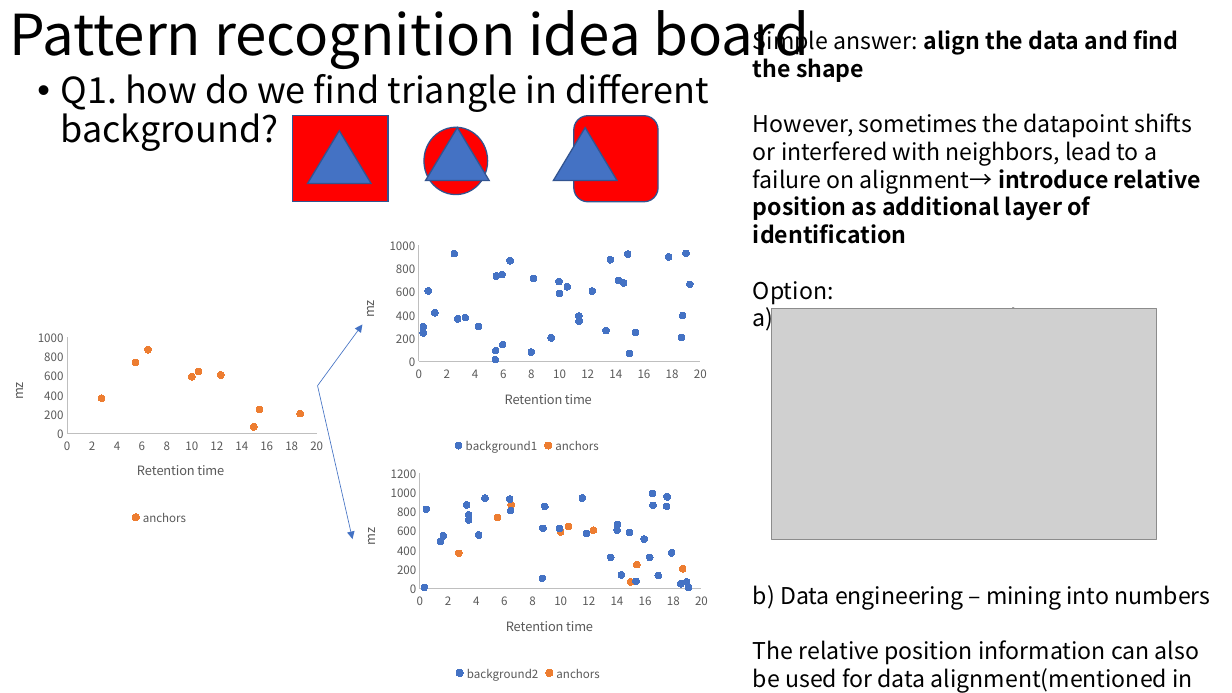
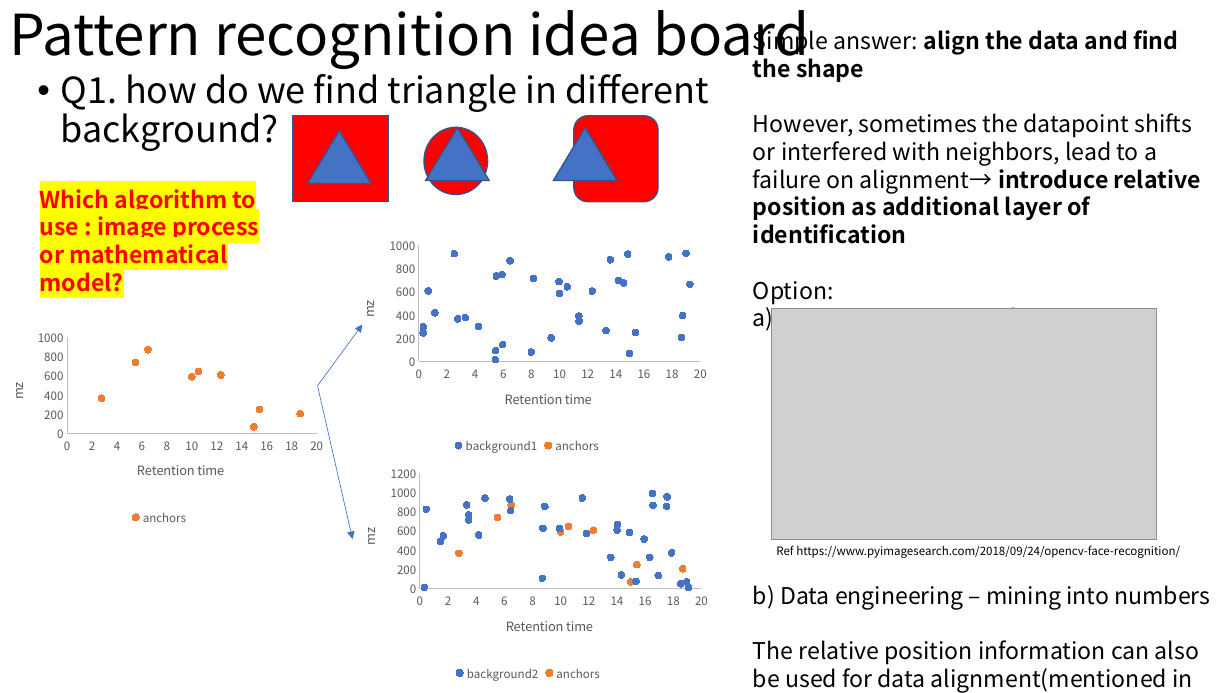
Before and after one commit to XiminHu/mass-suite, a slide deck: slide 13 of doc/20201102-projectmeeting.pptx (slide 10 before the commit). Drawn at 1232x693 pixels with LibreOffice and Linux fonts; fonts in the diff are those of the drawing; grey boxes stand for pictures. Boxes give left, top, right and bottom in pixels: in the first picture for what was removed or moved away, otherwise in the second. Text is boxed around its words. In the diff, an @@ line names an element or a change of style, - is before the commit and + after.

```diff
--- a/doc/20201102-projectmeeting.pptx
+++ b/doc/20201102-projectmeeting.pptx
@@ text added at [40, 184, 259, 292], 18 pt, text #FF0000, bold @@
+Which algorithm to use : image process or mathematical model?
@@ text added at [776, 545, 1180, 558], 9 pt, text #000000 @@
+Ref https://www.pyimagesearch.com/2018/09/24/opencv-face-recognition/
```
Also in this commit, not shown: 11 other slides changed, 3 slides added, 1 other file.
